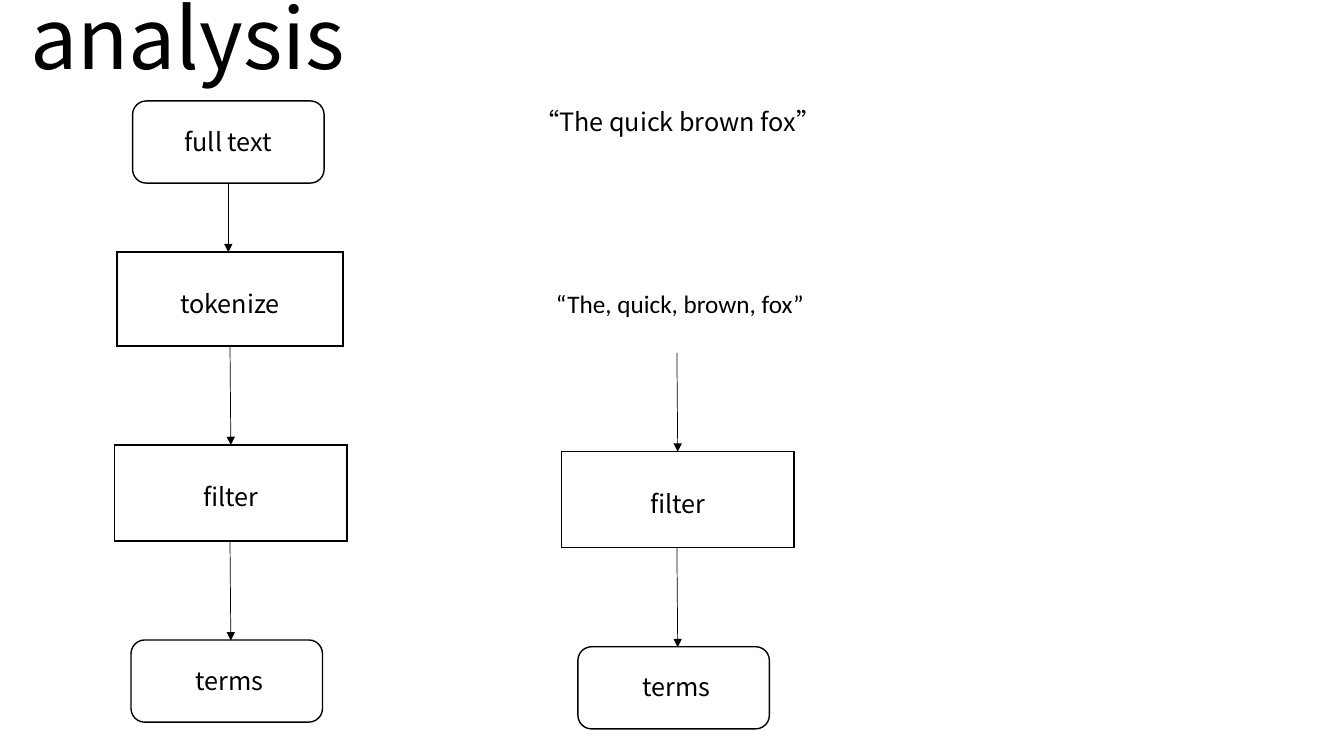
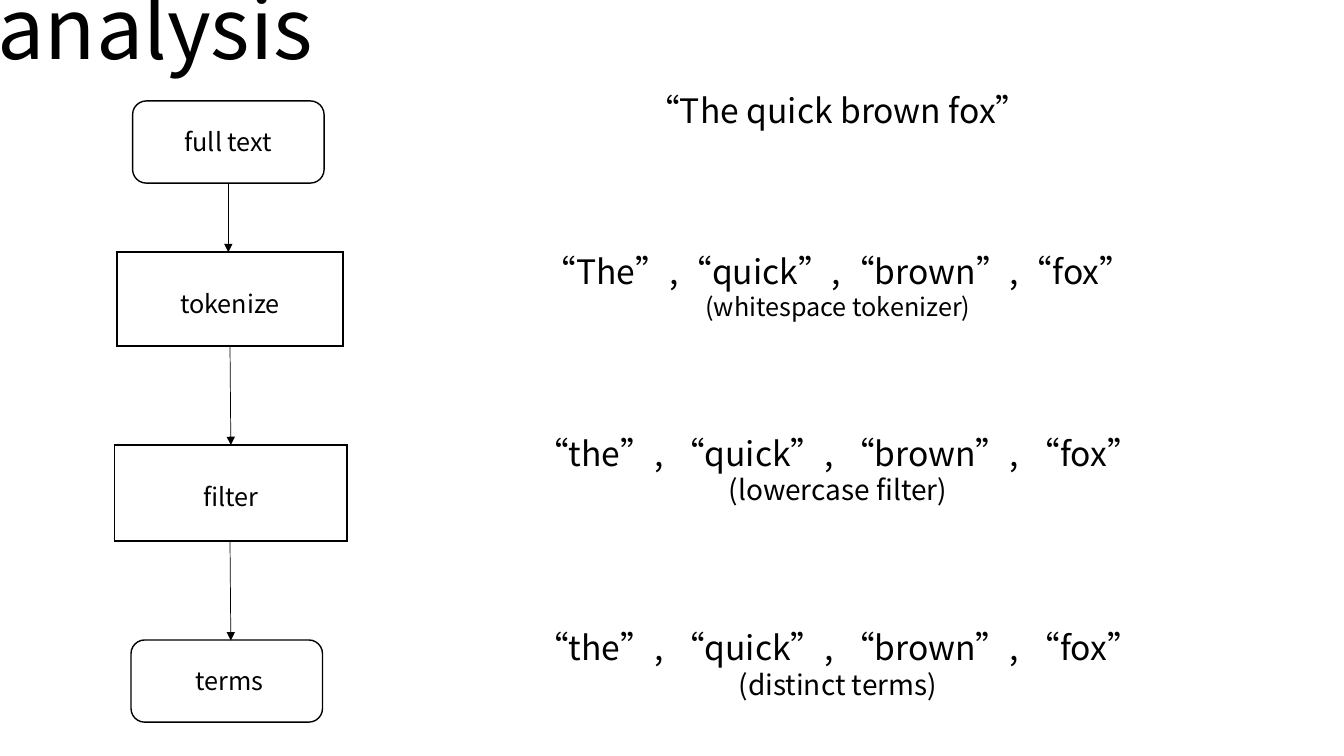
Before and after one commit to andypryor/start_your_search_engines, a slide deck: slide 6 of start_search_engines.pptx. Drawn at 1344x756 pixels with LibreOffice and Linux fonts; fonts in the diff are those of the drawing. Boxes give left, top, right and bottom in pixels: in the first picture for what was removed or moved away, otherwise in the second. Text is boxed around its words. In the diff, an @@ line names an element or a change of style, - is before the commit and + after.

```diff
--- a/start_search_engines.pptx
+++ b/start_search_engines.pptx
@@ text "analysis" rewrapped from [30,2,345,89] to [0,0,312,79] @@
@@ text "“The quick brown fox”": place and size @@
-text "“The quick brown fox”" at [534,109,821,137]
+text "“The quick brown fox”" at [535,94,1140,701]
@@ text at [646,94,1030,131]: size 18 to 24 pt in "“The quick brown fox”" @@
@@ text at [535,255,1140,701]: paragraphs added @@
+“The”,“quick”,“brown”,“fox”
+(whitespace tokenizer)
+“the”, “quick”, “brown”, “fox”
+(lowercase filter)
+“the”, “quick”, “brown”, “fox”
+(distinct terms)
@@ text removed at [556,295,804,317] @@
-“The, quick, brown, fox”
@@ arrow removed from (678, 353) to (678, 452) @@
@@ rectangle removed at [562,452,795,547] @@
@@ text removed at [650,492,705,514] @@
-filter
@@ arrow removed from (678, 548) to (678, 647) @@
@@ rounded rectangle removed at [578,647,769,730] @@
@@ text removed at [643,678,711,697] @@
-terms
```
Also in this commit, not shown: 5 slides added, 2 other files.
